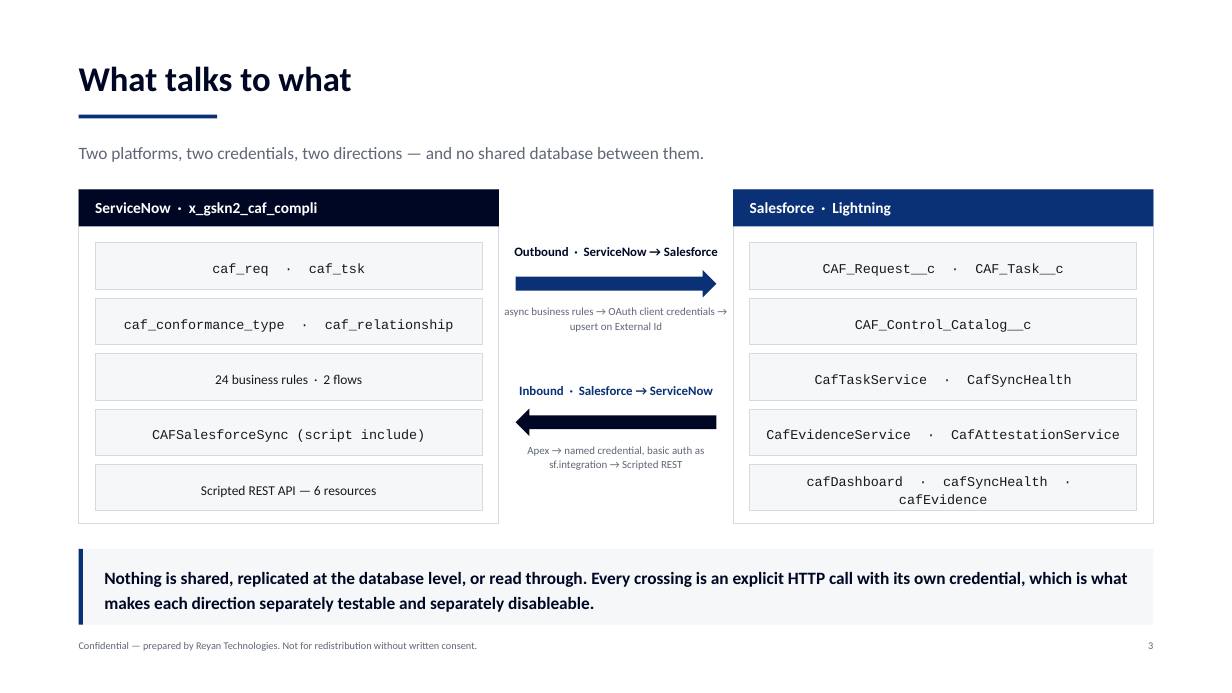
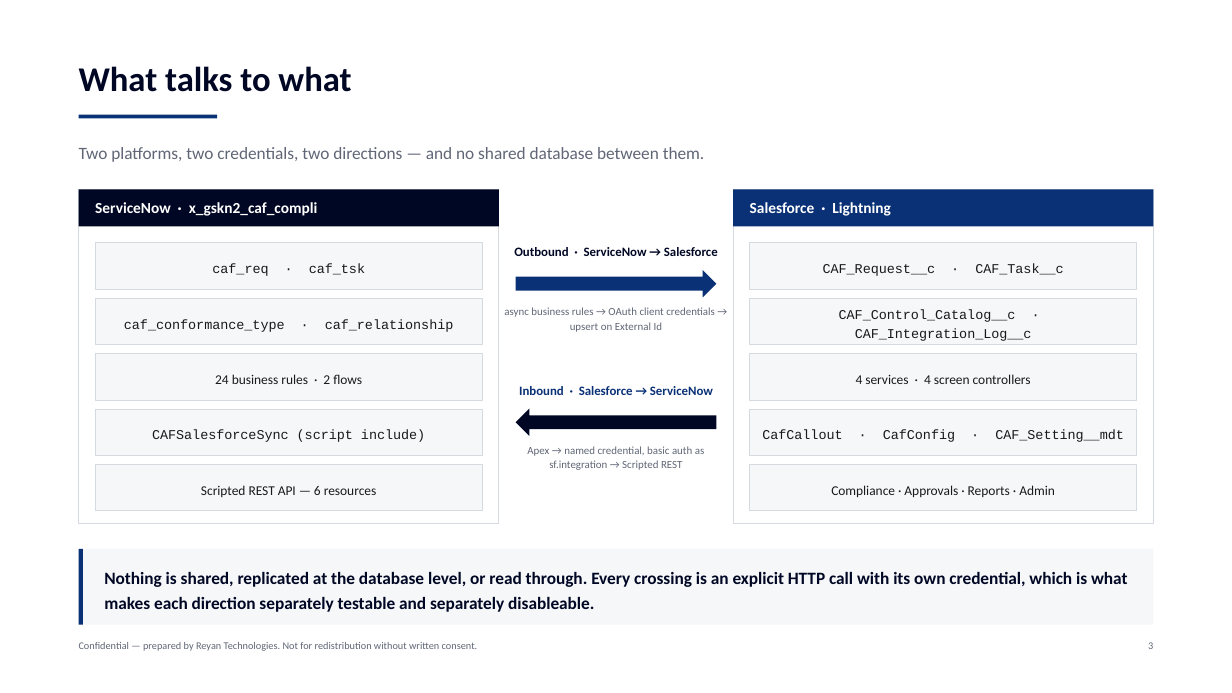
Before and after one commit to ConsultNow-IT-Solutions-Ltd/caf-sf-integration, a slide deck: slide 3 of presentation/CAF Compliance - Technical Architecture.pptx. Drawn at 1232x693 pixels with LibreOffice and Linux fonts; fonts in the diff are those of the drawing. Boxes give left, top, right and bottom in pixels: in the first picture for what was removed or moved away, otherwise in the second. Text is boxed around its words. In the diff, an @@ line names an element or a change of style, - is before the commit and + after.

```diff
--- a/presentation/CAF Compliance - Technical Architecture.pptx
+++ b/presentation/CAF Compliance - Technical Architecture.pptx
@@ text at (x1=839, y1=310, x2=1032, y2=341): text changed @@
-CAF_Control_Catalog__c
+CAF_Control_Catalog__c · CAF_Integration_Log__c
@@ text at (x1=856, y1=374, x2=1031, y2=384): text changed; font Courier New to Calibri @@
-CafTaskService · CafSyncHealth
+4 services · 4 screen controllers
@@ text at (x1=762, y1=430, x2=1124, y2=442): text changed @@
-CafEvidenceService · CafAttestationService
+CafCallout · CafConfig · CAF_Setting__mdt
@@ text at (x1=831, y1=485, x2=1055, y2=497): text changed; font Courier New to Calibri @@
-cafDashboard · cafSyncHealth · cafEvidence
+Compliance · Approvals · Reports · Admin
```
Also in this commit, not shown: 3 other slides changed, 3 slides added, 18 other files.
